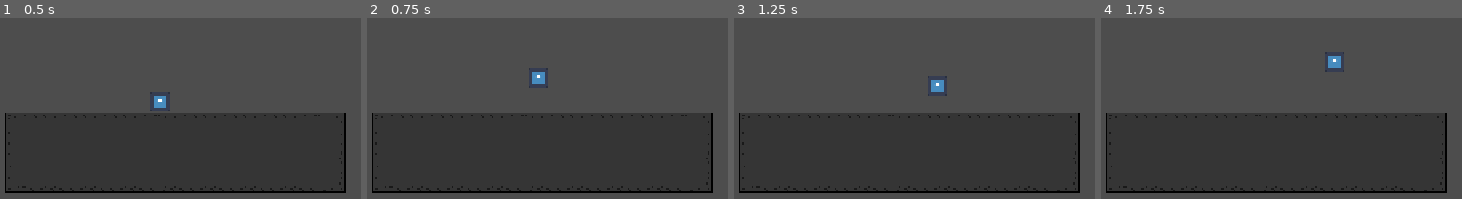
Above: before the commit, frames 1-4 (left to right).
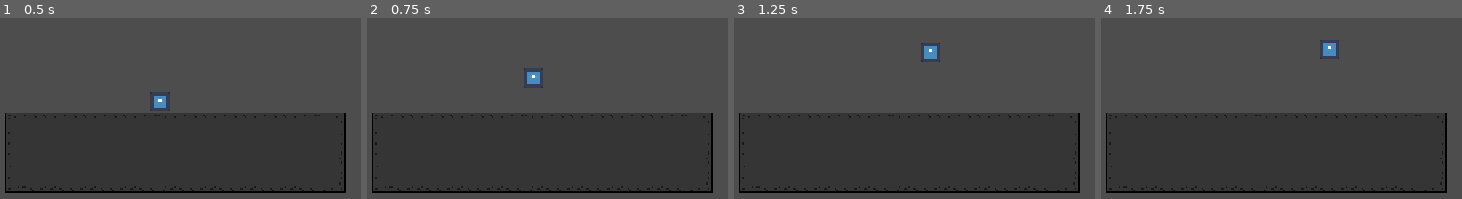
Above: after the commit, the same moments.

Repository: agoy184/BloonFiteClone
Game: Godot game, scene res://scenes/game_space.tscn
Two runs of this game, one before a commit and one after it. Both use one fixed random seed, a clock stepped at 60 frames per second and the inputs below. The engine's default icon, where the game draws it, is replaced by a stand-in: a white triangle on a blue panel in a dark square.
Inputs:
- Up to frame 1 (0.5 s): no input
- Up to frame 2 (0.75 s): tap Enter at 0.5 s; hold D (right) from 0.53 s (still down); tap Space (jump) at 0.6 s
- Up to frame 3 (1.25 s): keep holding D (right); tap Space (jump) at 0.77, 1.07 s
- Up to frame 4 (1.75 s): keep holding D (right); tap Space (jump) at 1.35, 1.52 s

Frame 1 is identical in both runs. In frame 2, 0.2% of the frame differs, in the area x 43-51%, y 27-39%; in frame 3, 0.5%, in the area x 51-60%, y 13-44%; in frame 4, 0.5%.

Commit message:
Upgraded movement
Added Air Jump and variable accelerations for the air and the ground that can be changed in the godot editor, not just in code, for easy testing.

Diff:
--- /dev/null
+++ b/scenes/animation_component.tscn
@@ -0,0 +1,6 @@
+[gd_scene format=3 uid="uid://bp8ee0eeujqwa"]
+
+[ext_resource type="Script" uid="uid://bbaiavyovis6x" path="res://scripts/animation_component.gd" id="1_iys8a"]
+
+[node name="AnimationComponent" type="Node" unique_id=1627366857]
+script = ExtResource("1_iys8a")
--- a/scenes/player.tscn
+++ b/scenes/player.tscn
@@ -6,6 +6,7 @@
 [ext_resource type="PackedScene" uid="uid://bjrbbcybg0j5m" path="res://scenes/input_component.tscn" id="4_dqkch"]
 [ext_resource type="PackedScene" uid="uid://d3e5dajrhoyfa" path="res://scenes/movement_component.tscn" id="5_qlg0r"]
 [ext_resource type="PackedScene" uid="uid://bpq1fh4qt103p" path="res://scenes/jump_component.tscn" id="6_tuyoq"]
+[ext_resource type="PackedScene" uid="uid://bp8ee0eeujqwa" path="res://scenes/animation_component.tscn" id="7_fjrip"]
 
 [sub_resource type="RectangleShape2D" id="RectangleShape2D_vp3xs"]
 size = Vector2(68, 70)
@@ -32,3 +33,6 @@
 [node name="MovementComponent" parent="." unique_id=1187000821 instance=ExtResource("5_qlg0r")]
 
 [node name="JumpComponent" parent="." unique_id=793193104 instance=ExtResource("6_tuyoq")]
+
+[node name="AnimationComponent" parent="." unique_id=1627366857 node_paths=PackedStringArray("sprite") instance=ExtResource("7_fjrip")]
+sprite = NodePath("../Sprite2D")
--- /dev/null
+++ b/scripts/animation_component.gd
@@ -0,0 +1,19 @@
+extends Node
+class_name AnimationComponent
+
+@export_subgroup("Nodes")
+@export var sprite: Sprite2D
+
+func handle_horizontal_flip(move_direction: float) -> void:
+	if move_direction == 0:
+		return
+
+	sprite.flip_h = false if move_direction > 0 else true
+
+#func handle_move_animation (move_direction: float) -> void:
+#	handle_horizontal_flip(move_direction)
+#
+#	if move_direction != 0:
+#		sprite.play("run")
+#	else:
+#		sprite.play("idle")
--- a/scripts/jump_component.gd
+++ b/scripts/jump_component.gd
@@ -3,11 +3,14 @@
 
 @export_subgroup("Settings")
 @export var jump_velocity: float = -350.0
+@export var air_jump_velocity: float = -200.0
 
 var is_jumping: bool = false
 
 func handle_jump(body:CharacterBody2D, want_to_jump: bool) -> void:
 	if want_to_jump and body.is_on_floor():
 		body.velocity.y = jump_velocity
-
+	if want_to_jump and not body.is_on_floor():
+		if is_jumping == false:
+			body.velocity.y = air_jump_velocity
 	is_jumping = body.velocity.y < 0 and not body.is_on_floor()
--- a/scripts/movement_component.gd
+++ b/scripts/movement_component.gd
@@ -3,6 +3,17 @@
 
 @export_subgroup("Settings")
 @export var speed: float = 100
+@export var ground_accel_speed: float = 6.0
+@export var ground_decel_speed: float = 8.0
+@export var air_accel_speed: float = 10.0
+@export var air_decel_speed: float = 3.0
+
 
 func handle_horizontal_movement(body: CharacterBody2D, direction: float) -> void:
-	body.velocity.x = direction * speed
+	var velocity_change_speed: float = 0.0
+	if body.is_on_floor():
+		velocity_change_speed = ground_accel_speed if direction != 0 else ground_decel_speed
+	else:
+		velocity_change_speed = air_accel_speed if direction != 0 else air_decel_speed
+
+	body.velocity.x = move_toward(body.velocity.x, direction * speed, velocity_change_speed)
Not shown, added: scripts/animation_component.gd.uid
